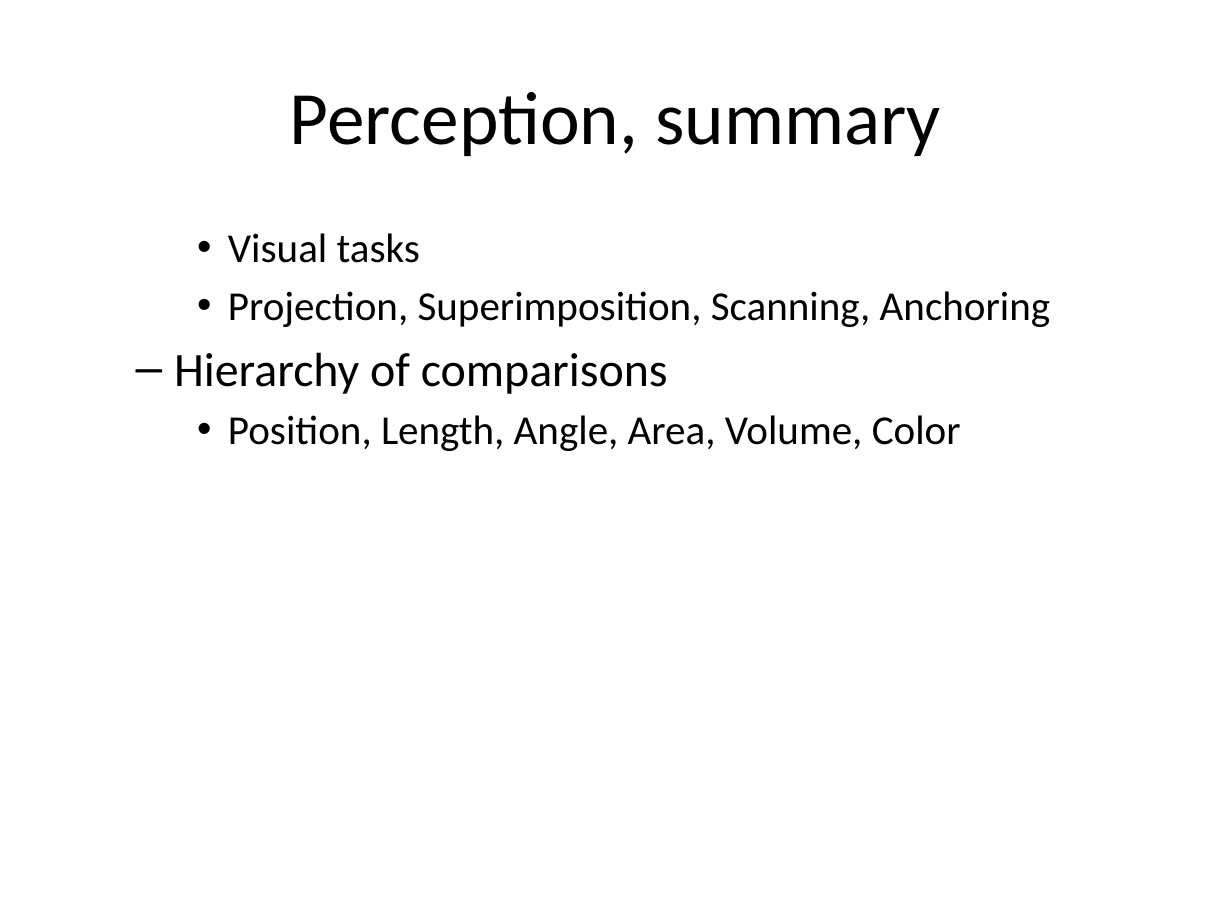
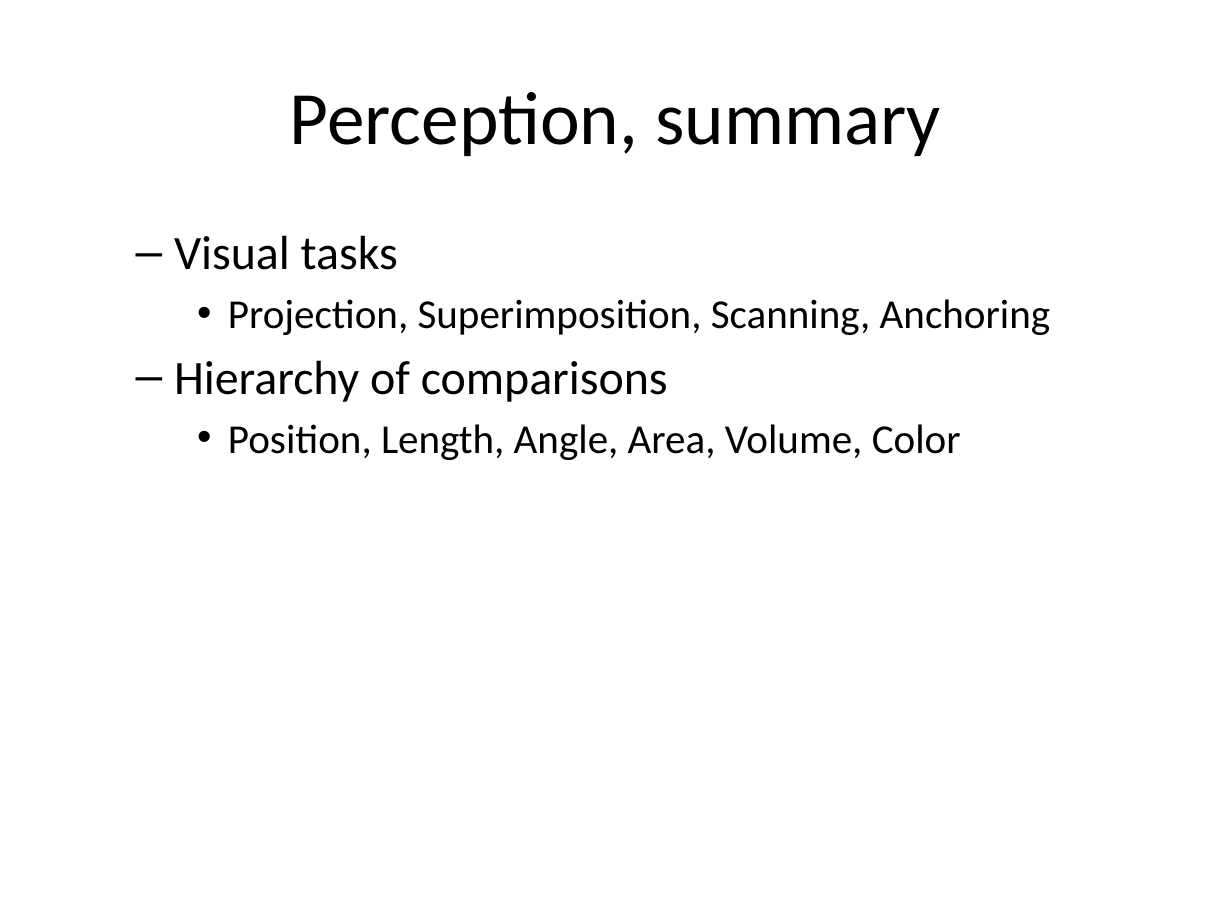
Before and after one commit to pmean/data-visualization, a slide deck: slide 22 of data-viz-02/component/tutorial-perception.pptx. Drawn at 1232x924 pixels with LibreOffice and Linux fonts; fonts in the diff are those of the drawing. Boxes give left, top, right and bottom in pixels: in the first picture for what was removed or moved away, otherwise in the second. Text is boxed around its words. In the diff, an @@ line names an element or a change of style, - is before the commit and + after.

```diff
--- a/data-viz-02/component/tutorial-perception.pptx
+++ b/data-viz-02/component/tutorial-perception.pptx
@@ text at <box>174,235,398,270</box>: size 24 to 28 pt in "Visual tasks"; bullet • to –; list level 3 to 2 in "Visual tasks" @@
```
Also in this commit, not shown: 44 other files.
